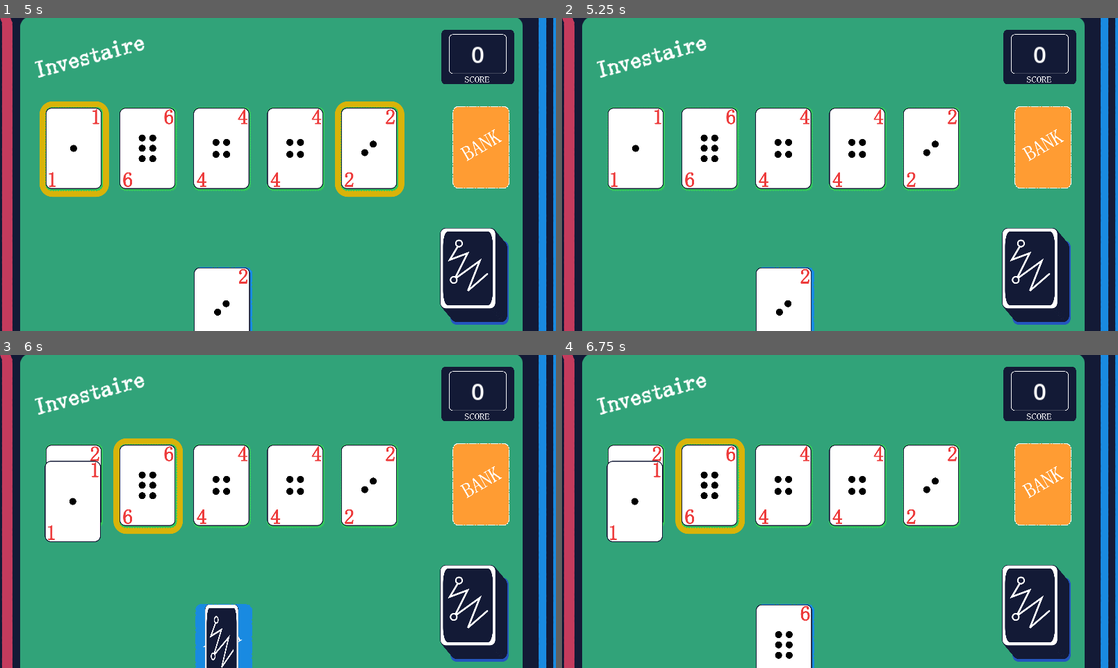
Above: before the commit, frames 1-4 (two rows, left to right).
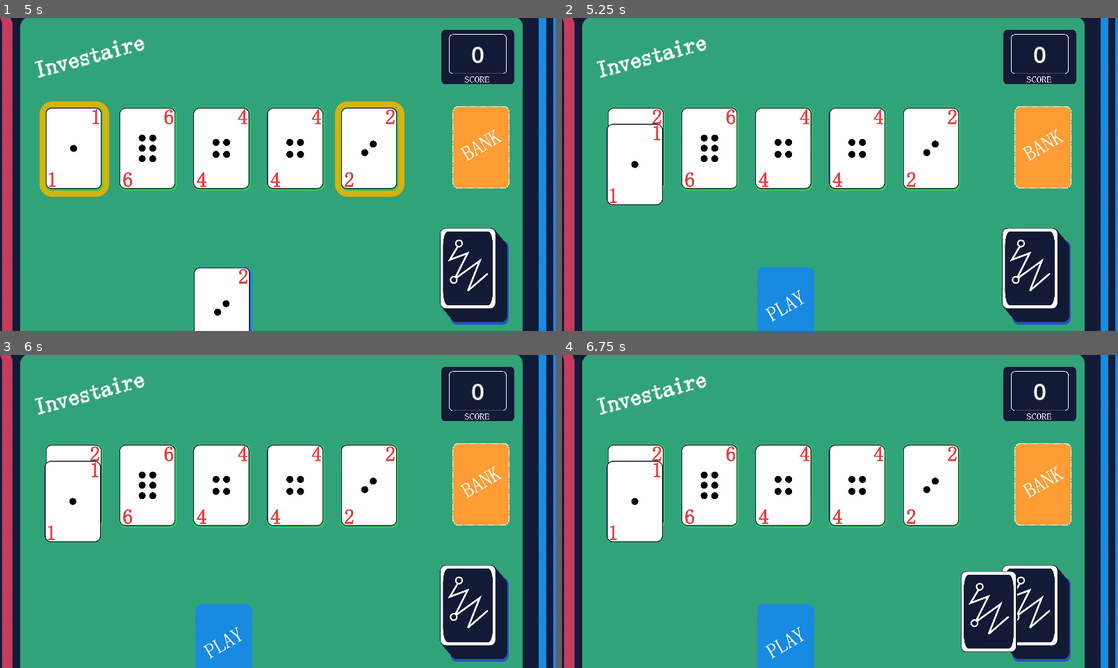
Above: after the commit, the same moments.

Repository: mathew-tran/investaire
Game: Godot game, scene res://Scenes/Game.tscn
Same seed, same stepped clock (60 frames per second), same inputs: the game is played once before the commit and once after it.
Inputs (mouse positions are in pixels of both pictures, inside the frame that each line leads up to):
- Up to frame 1 (5 s): click (478, 280) at 0.5 s; click (478, 280) at 1.27 s; click (478, 277) at 2.02 s; click (72, 146) at 2.77 s; click (144, 146) at 3.52 s; click (222, 146) at 4.27 s
- Up to frame 2 (5.25 s): click (634, 149) at 5.02 s
- Up to frame 3 (6 s): click (72, 502) at 5.77 s
- Up to frame 4 (6.75 s): click (856, 483) at 6.52 s

Frame 1 is identical in both runs. In frame 2, 2.8% of the frame differs, in the area x 8-45%, y 29-100%; in frame 3, 2.2%; in frame 4, 5.2%, in the area x 20-82%, y 26-100%.

Commit message:
think I fixed layering issue, the front image of the card did not respect layering

Diff:
--- a/Prefabs/Card.tscn
+++ b/Prefabs/Card.tscn
@@ -137,8 +137,6 @@
 script = ExtResource("1_wkjp0")
 
 [node name="Front" type="TextureRect" parent="."]
-z_index = 2
-z_as_relative = false
 layout_mode = 0
 offset_right = 258.0
 offset_bottom = 373.0
@@ -148,8 +146,6 @@
 texture = ExtResource("1_1awpt")
 
 [node name="Back" type="TextureRect" parent="."]
-z_index = 2
-z_as_relative = false
 layout_mode = 0
 offset_right = 256.0
 offset_bottom = 372.0
--- a/Prefabs/GameOverScreen.tscn
+++ b/Prefabs/GameOverScreen.tscn
@@ -30,10 +30,10 @@
 tracks/0/interp = 1
 tracks/0/loop_wrap = true
 tracks/0/keys = {
-"times": PackedFloat32Array(0),
+"times": PackedFloat32Array(0.0333333),
 "transitions": PackedFloat32Array(1),
 "update": 0,
-"values": [Vector2(0, 0)]
+"values": [Vector2(0, -1080)]
 }
 
 [sub_resource type="AnimationLibrary" id="AnimationLibrary_0i5t3"]
@@ -70,6 +70,8 @@
 anchors_preset = 15
 anchor_right = 1.0
 anchor_bottom = 1.0
+offset_top = -1080.0
+offset_bottom = -1080.0
 grow_horizontal = 2
 grow_vertical = 2
 theme_override_styles/panel = SubResource("StyleBoxFlat_785cl")
--- a/Scripts/Deck.gd
+++ b/Scripts/Deck.gd
@@ -13,7 +13,6 @@
 			data.append(x)
 	data.shuffle()
 
-	var index = 100
 	var cardOffset = Vector2.ZERO
 	for card in data:
 		var instance = load("res://Prefabs/Card.tscn").instantiate()
--- a/Scripts/Game.gd
+++ b/Scripts/Game.gd
@@ -37,7 +37,8 @@
 		else:
 			await CardMoved
 
-		await get_tree().create_timer(.2).timeout
+		await get_tree().create_timer(1.2).timeout
+
 
 	$CanvasLayer/GameOver.Show()
 
--- a/Scripts/InvestSlot.gd
+++ b/Scripts/InvestSlot.gd
@@ -20,26 +20,35 @@
 
 	print("sorting:" + name)
 	for card in cards:
+		card.reparent(Finder.GetDeadCardGroup())
+		await CardHolder.NOTIFICATION_CHILD_ORDER_CHANGED
+
+
+	for card in cards:
+		card.reparent(CardHolder)
+		await CardHolder.NOTIFICATION_CHILD_ORDER_CHANGED
+
+	print("Attempted sort")
+	for card in CardHolder.get_children():
 		print(str(card.Rank))
-		CardHolder.move_child(card, 0)
-		await CardHolder.NOTIFICATION_CHILD_ORDER_CHANGED
-		await get_tree().process_frame
-		await get_tree().process_frame
+
 
 	print("======")
 
 
 func CompareCards(cardA : Card, cardB : Card):
-	if cardA.Rank <= cardB.Rank:
+	if cardA.Rank >= cardB.Rank:
 		return true
 	return false
 
 func TakeCard(card : Card):
 	var bMoveToTop = false
 	card.reparent(CardHolder)
+	card.visible = false
 	await CardHolder.NOTIFICATION_CHILD_ORDER_CHANGED
 	await SortCards()
 	await RepositionCards()
+	card.visible = true
 	if CardHolder.get_child_count() == MaxCardAmount:
 		await get_tree().create_timer(.4).timeout
 		var deadCards = []
@@ -58,8 +67,7 @@
 	await get_tree().create_timer(.1).timeout
 	var cards = CardHolder.get_children()
 	for card in cards:
-		if card.global_position != CardHolder.global_position + cardOffset:
-			await card.Move(CardHolder.global_position + cardOffset, .01, Tween.TransitionType.TRANS_QUAD)
+		await card.Move(CardHolder.global_position + cardOffset, .01, Tween.TransitionType.TRANS_QUAD)
 		cardOffset.y += 55
 		cardOffset.x -= 3.5
 	pass
--- a/Scripts/Points.gd
+++ b/Scripts/Points.gd
@@ -1,6 +1,8 @@
 extends Label
 
 var Total = 0
+
+
 func _ready():
 	Finder.GetGame().PointsGained.connect(OnPointsGained)
 	OnPointsGained(0)
